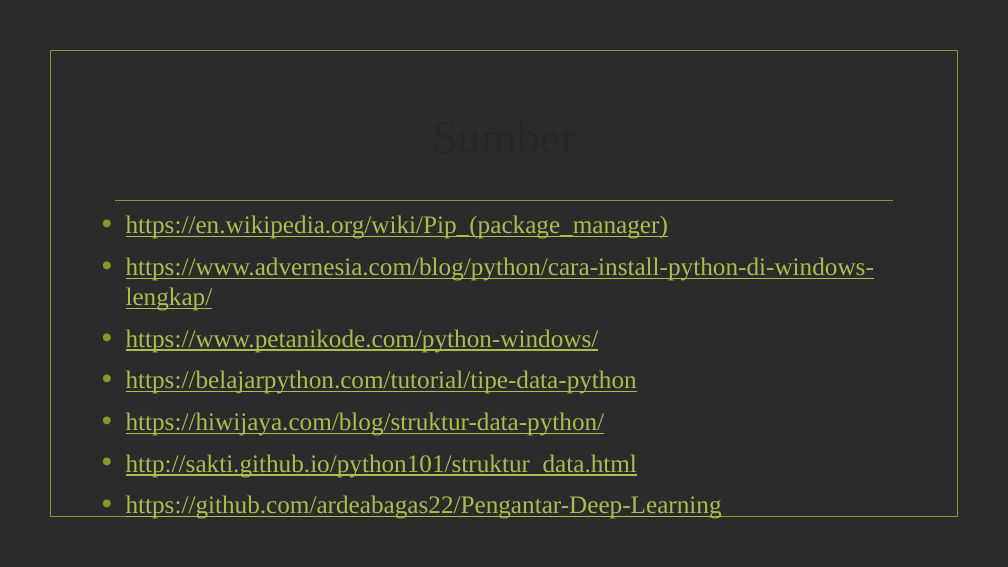
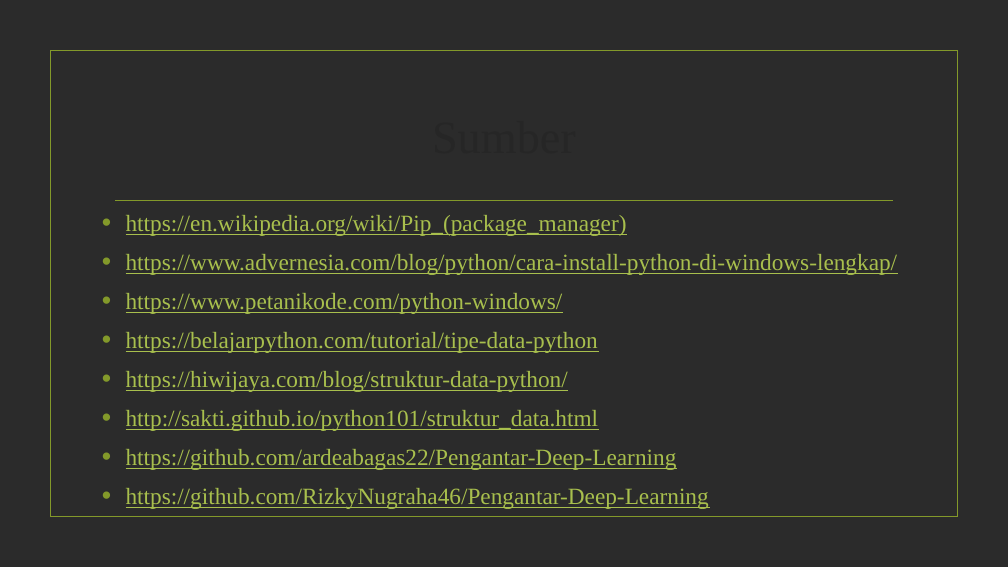
Before and after one commit to KevinAdityaS/Pengantar-Deep-Learning, a slide deck: slide 32 of Tugas 1/Tugas 1 Pengantar Python.pptx (slide 24 before the commit). Drawn at 1008x567 pixels with LibreOffice and Linux fonts; fonts in the diff are those of the drawing; background and template pictures are left out; a plain dark background stands for a picture behind light text. Boxes give left, top, right and bottom in pixels: in the first picture for what was removed or moved away, otherwise in the second. Text is boxed around its words. In the diff, an @@ line names an element or a change of style, - is before the commit and + after.

```diff
--- a/Tugas 1/Tugas 1 Pengantar Python.pptx
+++ b/Tugas 1/Tugas 1 Pengantar Python.pptx
@@ text at (126, 215, 898, 470): size 24 to 22.2 pt in "https://en.wikipedia.org/wiki/Pip_(package_manager)", "https://www.advernesia.com/blog/python/cara-install-python-d ...", "https://www.petanikode.com/python-windows/", "https://belajarpython.com/tutorial/tipe-data-python" and 3 more places @@
@@ text at (126, 488, 709, 509): paragraph added @@
+• https://github.com/RizkyNugraha46/Pengantar-Deep-Learning
```
Also in this commit, not shown: 8 slides added.
